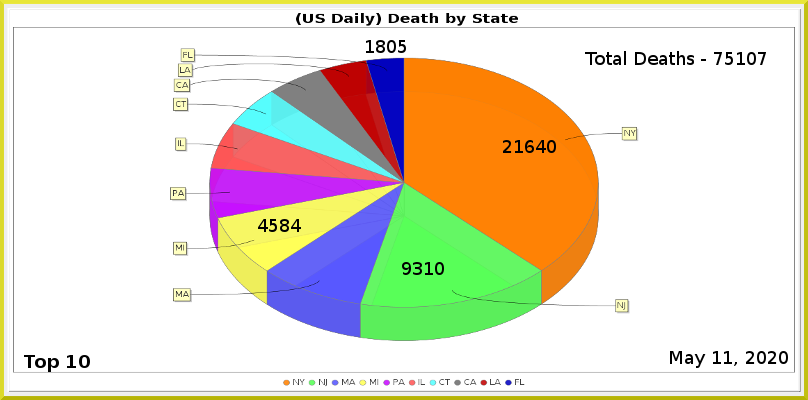
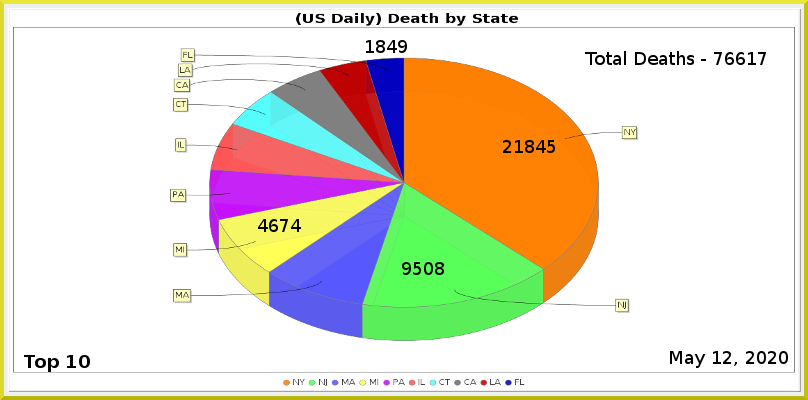
Comparing the layer stacks of the two 808×400 images. Changes:
painted on "Least" over [387, 40, 407, 53]
painted on "MI" over [269, 219, 289, 232]
painted on "NJ" over [413, 262, 444, 275]
painted on "NY" over [525, 140, 556, 153]
renamed "Total Deaths - 75107" to "Total Deaths - 76617", painted on it over [725, 52, 756, 65]
painted on "Current Date" over [723, 351, 732, 364]
painted on "Death_by_State.png" over [170, 48, 639, 341]
